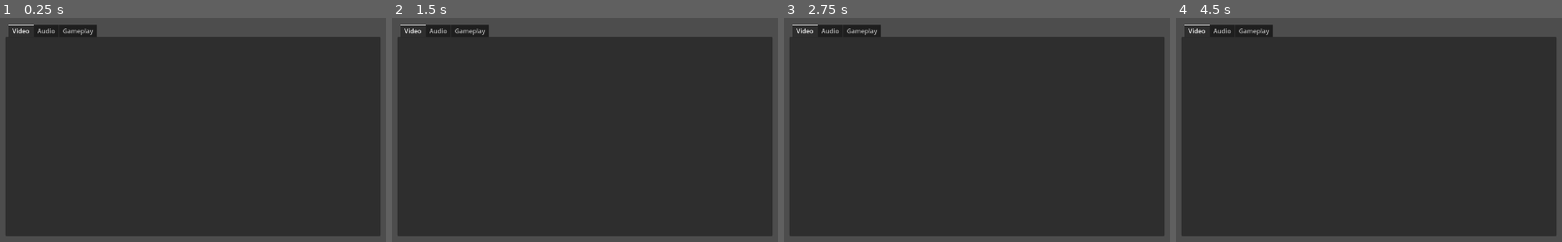
Above: before the commit, frames 1-4 (left to right).
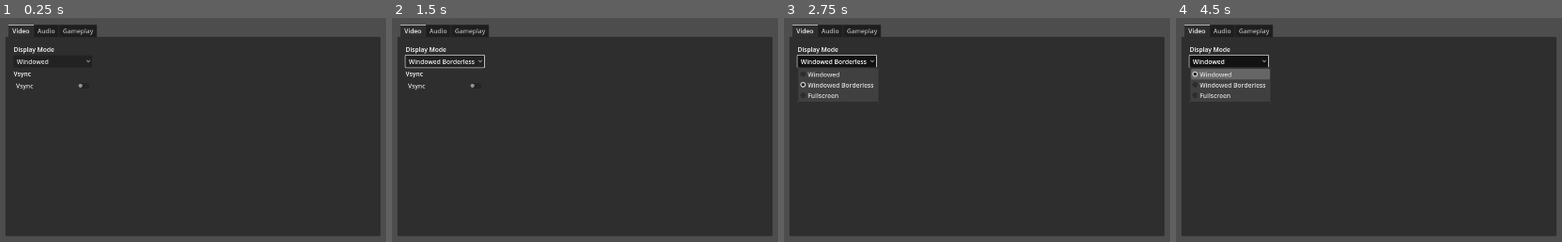
Above: after the commit, the same moments.

Repository: alwod/Dialogue-System
Game: Godot game, scene res://Scenes/options_menu.tscn
The game is run twice, just before and just after one commit, with the same random seed, the same clock (stepped at 60 frames per second) and the same inputs. This scene is started directly instead of the project's main scene.
Inputs (mouse positions are in pixels of both pictures, inside the frame that each line leads up to):
- Up to frame 1 (0.25 s): no input
- Up to frame 2 (1.5 s): click (446, 60) at 0.5 s, where only the run after the commit has a clickable "Windowed"; click (446, 85) at 1.25 s, where only the run after the commit has a clickable "Vsync"
- Up to frame 3 (2.75 s): click (838, 60) at 2 s, where only the run after the commit has a clickable "Windowed Borderless"
- Up to frame 4 (4.5 s): tap Enter at 2.75, 4.25 s; hold D (Move_Right) 2.78-3.53 s; tap Space (jump) at 3.02, 3.5, 3.77 s; hold S (Move_Down) 3.53-4.28 s; hold D (Move_Right) from 4.28 s (still down)

The runs differ from the first frame. In frame 1, 0.4% of the frame differs, in the area x 3-24%, y 13-32%; in frame 2, 0.8%; in frame 3, 1.8%; in frame 4, 2.7%, in the area x 3-25%, y 13-36%.

Commit message:
Added window display mode and vsync
Added options to switch between windowed and fullscreen. Also added a vsync toggle.

Diff:
--- a/Dialogue Testing Project/Scenes/options_menu.tscn
+++ b/Dialogue Testing Project/Scenes/options_menu.tscn
@@ -1,4 +1,6 @@
-[gd_scene format=3 uid="uid://baq2l5alfr45m"]
+[gd_scene load_steps=2 format=3 uid="uid://baq2l5alfr45m"]
+
+[ext_resource type="Script" path="res://Scripts/options_menu.gd" id="1_rxs05"]
 
 [node name="OptionsMenu" type="Control"]
 layout_mode = 3
@@ -7,6 +9,7 @@
 anchor_bottom = 1.0
 grow_horizontal = 2
 grow_vertical = 2
+script = ExtResource("1_rxs05")
 
 [node name="TabContainer" type="TabContainer" parent="."]
 layout_mode = 1
@@ -25,6 +28,40 @@
 [node name="Video" type="TabBar" parent="TabContainer"]
 layout_mode = 2
 
+[node name="MarginContainer" type="MarginContainer" parent="TabContainer/Video"]
+layout_mode = 0
+offset_left = 21.0
+offset_top = 20.0
+offset_right = 919.0
+offset_bottom = 471.0
+
+[node name="GridContainer" type="GridContainer" parent="TabContainer/Video/MarginContainer"]
+layout_mode = 2
+
+[node name="DisplayModeLabel" type="Label" parent="TabContainer/Video/MarginContainer/GridContainer"]
+layout_mode = 2
+text = "Display Mode"
+
+[node name="DisplayModeOptionsButton" type="OptionButton" parent="TabContainer/Video/MarginContainer/GridContainer"]
+layout_mode = 2
+size_flags_horizontal = 8
+item_count = 3
+selected = 0
+popup/item_0/text = "Windowed"
+popup/item_0/id = 0
+popup/item_1/text = "Windowed Borderless"
+popup/item_1/id = 1
+popup/item_2/text = "Fullscreen"
+popup/item_2/id = 2
+
+[node name="VsyncLabel" type="Label" parent="TabContainer/Video/MarginContainer/GridContainer"]
+layout_mode = 2
+text = "Vsync"
+
+[node name="VsyncCheckButton" type="CheckButton" parent="TabContainer/Video/MarginContainer/GridContainer"]
+layout_mode = 2
+text = "Vsync"
+
 [node name="Audio" type="TabBar" parent="TabContainer"]
 visible = false
 layout_mode = 2
@@ -32,3 +69,6 @@
 [node name="Gameplay" type="TabBar" parent="TabContainer"]
 visible = false
 layout_mode = 2
+
+[connection signal="item_selected" from="TabContainer/Video/MarginContainer/GridContainer/DisplayModeOptionsButton" to="." method="_on_display_mode_options_button_item_selected"]
+[connection signal="toggled" from="TabContainer/Video/MarginContainer/GridContainer/VsyncCheckButton" to="." method="_on_vsync_check_button_toggled"]
--- /dev/null
+++ b/Dialogue Testing Project/Scripts/options_menu.gd
@@ -0,0 +1,30 @@
+extends Control
+
+
+# Called when the node enters the scene tree for the first time.
+func _ready():
+	pass
+
+
+# Called every frame. 'delta' is the elapsed time since the previous frame.
+func _process(delta):
+	pass
+
+# Called when the display mode is changed.
+func _on_display_mode_options_button_item_selected(index):
+	match index:
+		0:
+			DisplayServer.window_set_mode(DisplayServer.WINDOW_MODE_MAXIMIZED)
+		1:
+			print("Windowed Borderless")
+		2:
+			DisplayServer.window_set_mode(DisplayServer.WINDOW_MODE_FULLSCREEN)
+
+
+func _on_vsync_check_button_toggled(button_pressed):
+	if (button_pressed):
+		DisplayServer.VSYNC_ENABLED
+		print("Vsync enabled")
+	else:
+		print("vsynd disabled")
+		DisplayServer.VSYNC_DISABLED
